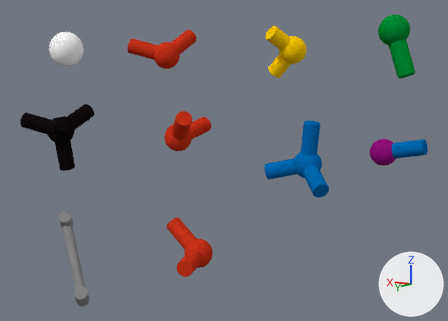
Two versions of the Blender file models/Matériaux.blend, one commit apart.
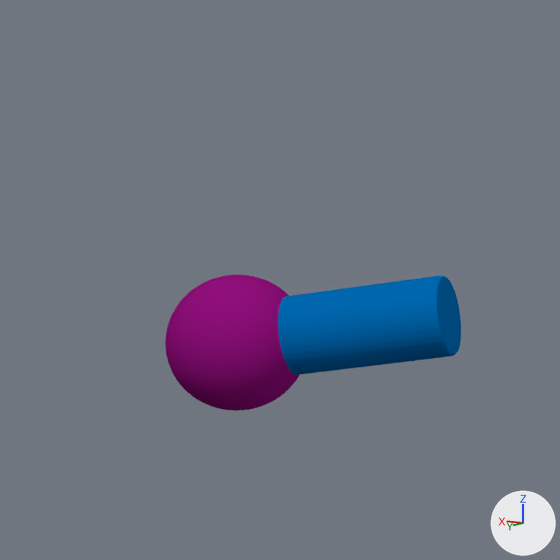
There are two pictures of each version: one whole from a 50 mm lens placed at (-3.34, 7.58, 1.26), pointed at (1.09, 0.65, 0.03), one close up on the part from 75% to 100% of the width and 26% to 61% of the height. Lighting does not change. The marker at lower right points along +X, +Y and +Z.

The first close-up shows 'Fluor', 'Valence3.009'.
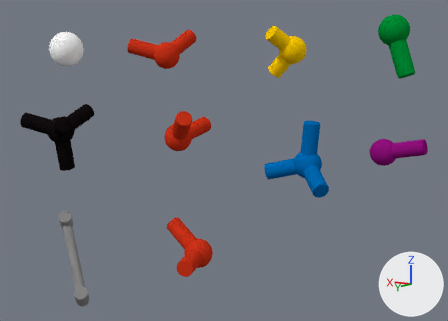
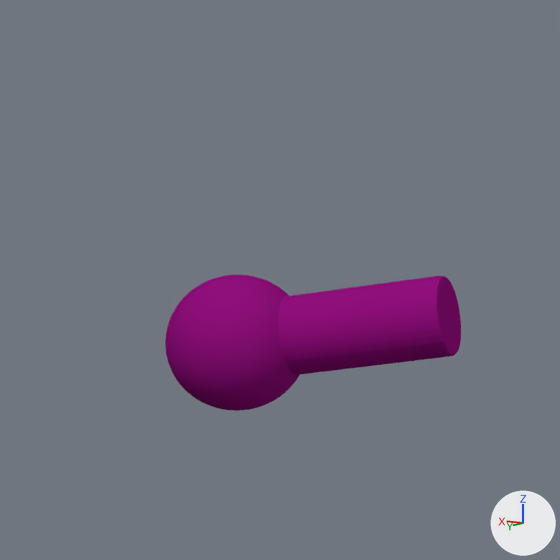
Patch to the scene script:
```diff
--- a/models/Matériaux.blend.py
+++ b/models/Matériaux.blend.py
@@ me_cylindre_021 @@
 me_cylindre_021.from_pydata(...)  # 64 vertices, 34 faces; spans x -1.0..1.0, y -1.0..1.0, z -2.0..0.0
-me_cylindre_021.materials.append(mat_azote)  # blue #006ab3
+me_cylindre_021.materials.append(mat_fluor)  # purple #93117e
```

Where the change shows, as pixel boxes (x1, y1, x2, y2) in the close-ups (560 x 560 px):
'Valence3.009', recoloured (blue to purple)
    both: (278, 276, 461, 375)
